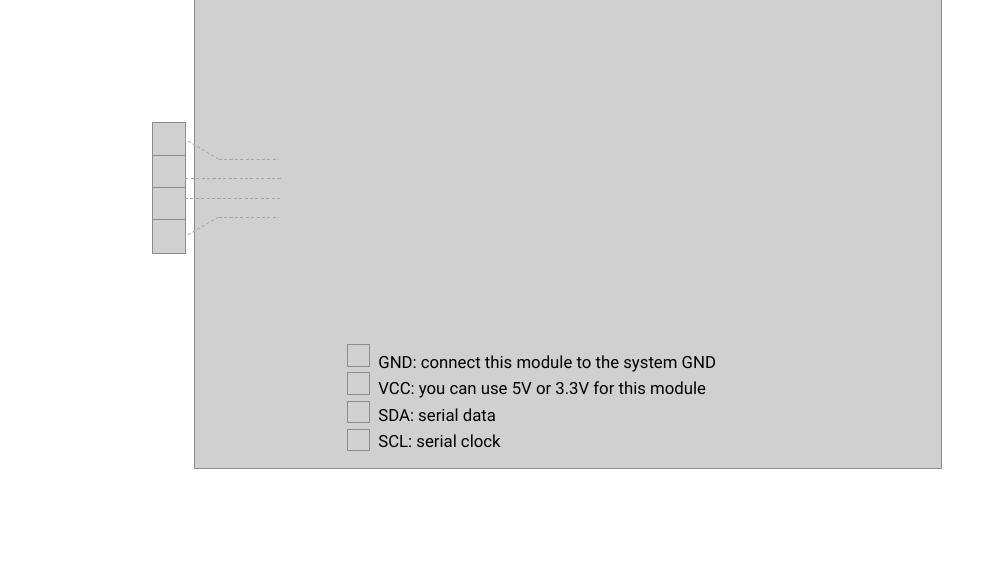
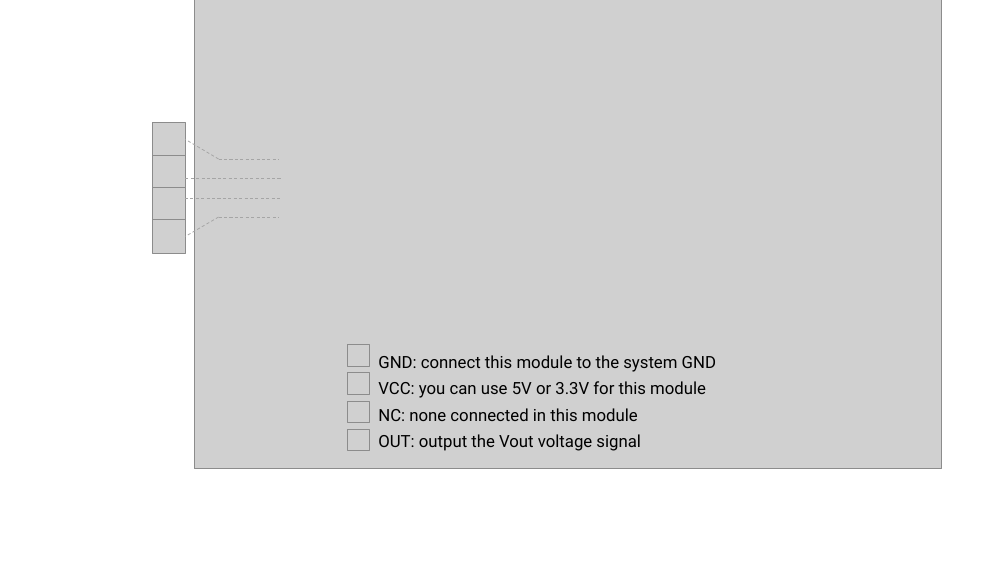
Before and after one commit to SeeedDocument/Grove-Round_Force_Sensor_FSR402, a slide deck: slide 1 of img/pin_map_2040.pptx. Drawn at 1008x567 pixels with LibreOffice and Linux fonts; fonts in the diff are those of the drawing; grey boxes stand for pictures. Boxes give left, top, right and bottom in pixels: in the first picture for what was removed or moved away, otherwise in the second. Text is boxed around its words. In the diff, an @@ line names an element or a change of style, - is before the commit and + after.

```diff
--- a/img/pin_map_2040.pptx
+++ b/img/pin_map_2040.pptx
@@ text at (378,408,641,451): text changed @@
-SDA: serial data
-SCL: serial clock
+NC: none connected in this module
+OUT: output the Vout voltage signal
```
Also in this commit, not shown: 2 other files.
